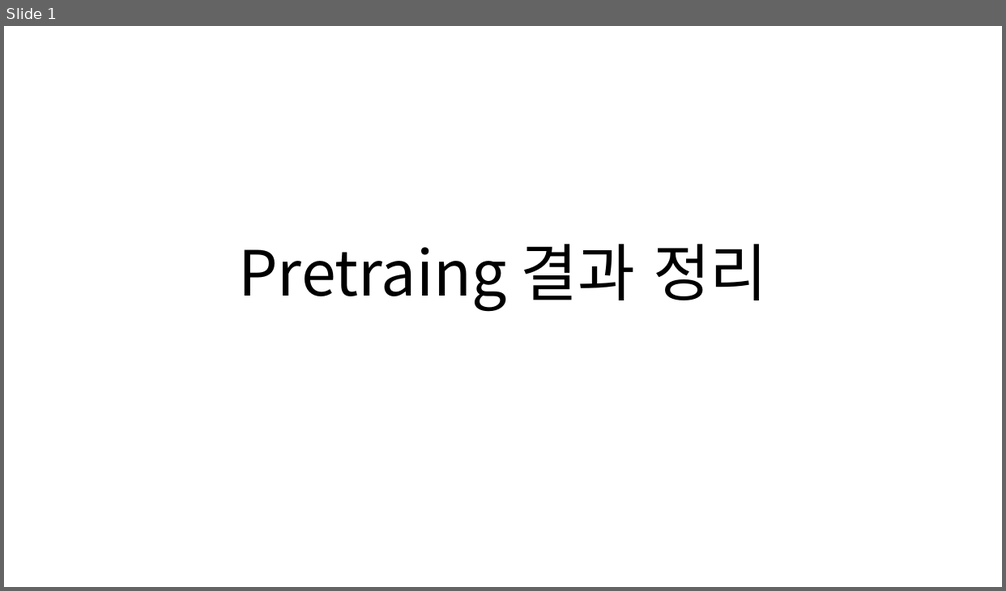
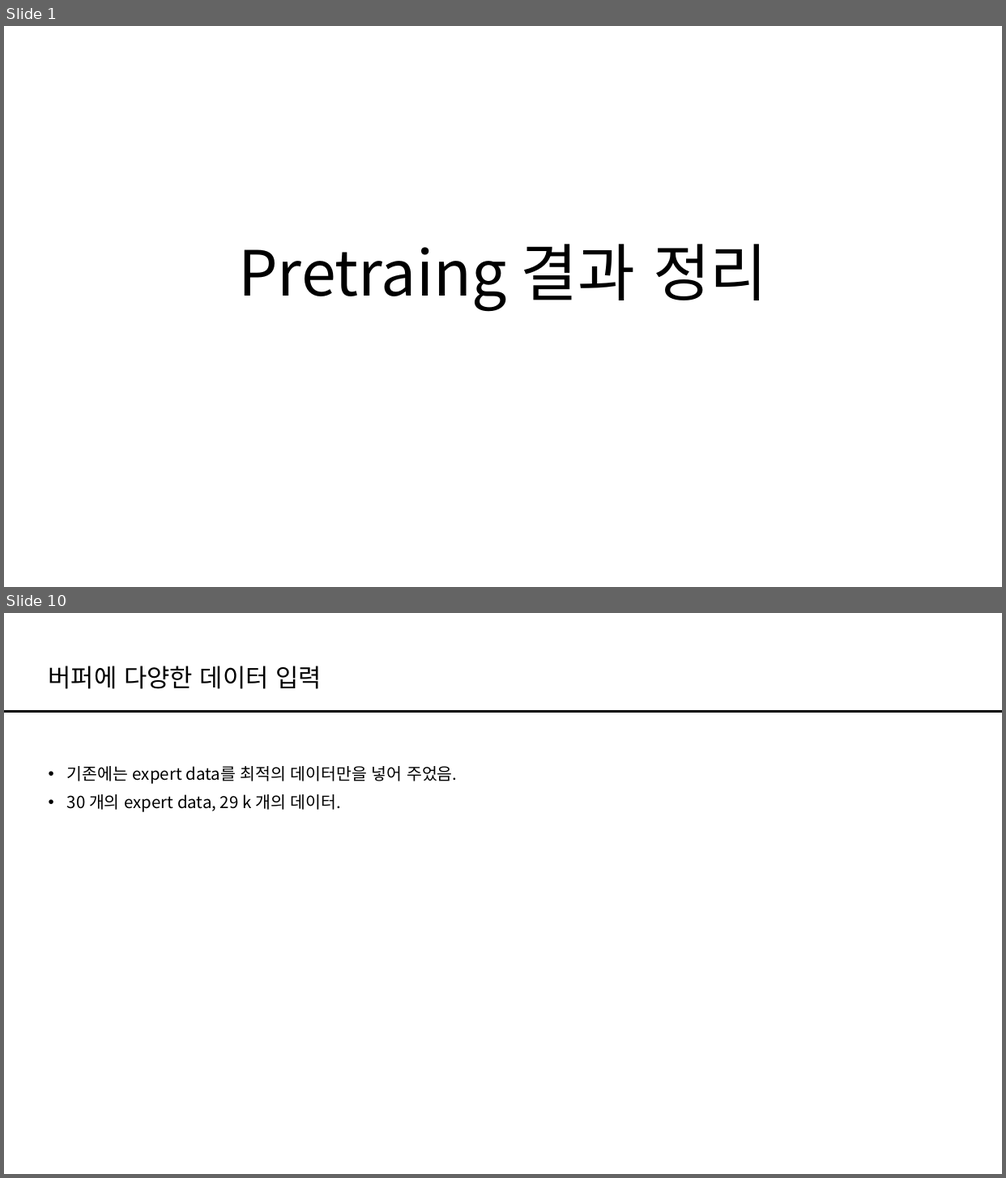
Before and after one commit to HAN2496/CarMakerResults, a slide deck: 1217Report_Pretrain정리/1217Report.pptx. Shown one above the other, each under a label of ours: slide 1 before the commit, slides 1 and 10 after it; the slides between them are not shown. The pictures are 1006x591 and 1006x1178 pixels, drawn with LibreOffice and Linux fonts; fonts in the diff are those of the drawing. Boxes give left, top, right and bottom in pixels: in the first picture for what was removed or moved away, otherwise in the second. Text is boxed around its words. In the diff, an @@ line names an element or a change of style, - is before the commit and + after.

```diff
--- a/1217Report_Pretrain정리/1217Report.pptx
+++ b/1217Report_Pretrain정리/1217Report.pptx
@@ slide 10 added at (x1=4, y1=613, x2=1002, y2=1174), background #FFFFFF @@
@@ title added at (x1=49, y1=666, x2=322, y2=689), 24 pt, text #000000 @@
+버퍼에 다양한 데이터 입력
@@ line added from (4, 712) to (1002, 712), #000000 2.25 pt @@
@@ text added at (x1=67, y1=766, x2=457, y2=812), 16 pt, text #000000 @@
+• 기존에는 expert data를 최적의 데이터만을 넣어 주었음.
+• 30 개의 expert data, 29 k 개의 데이터.
```
Also in this commit, not shown: 1 slide changed, 8 other slides added.
